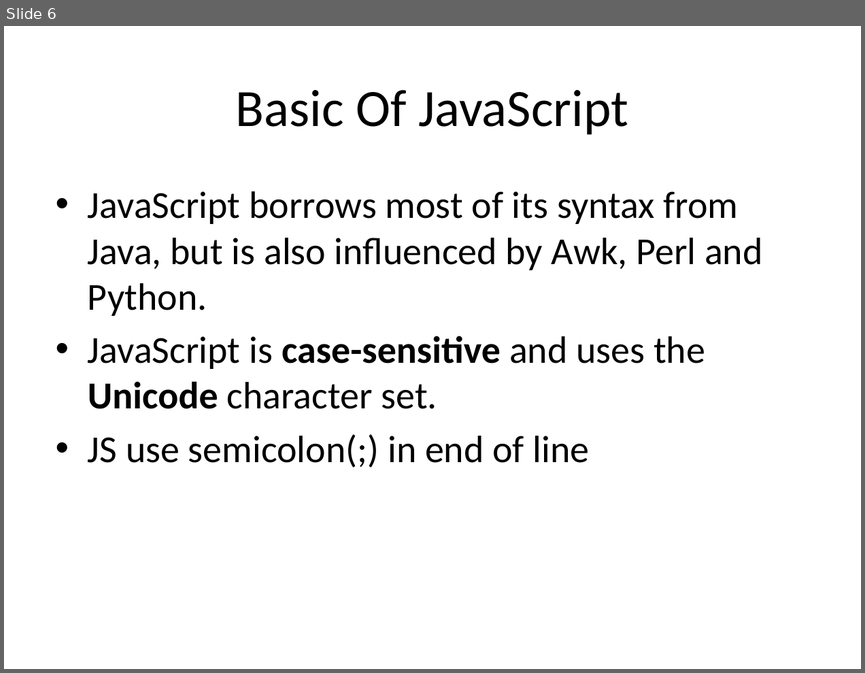
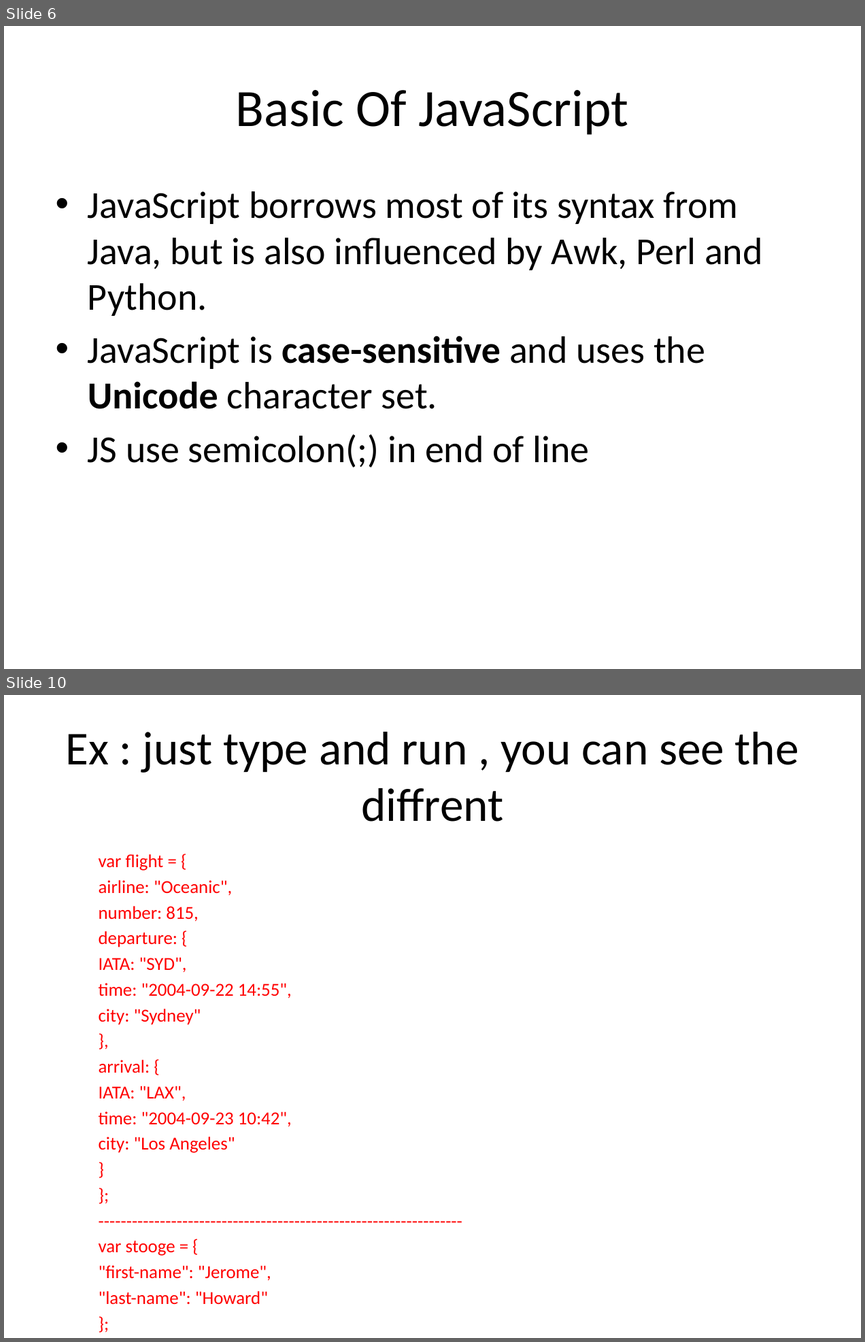
Before and after one commit to kuliketik/nullJSLearn, a slide deck: Introduction JavaScript.pptx. Shown one above the other, each under a label of ours: slide 6 before the commit, slides 6 and 10 after it; the slides between them are not shown. The pictures are 865x673 and 865x1342 pixels, drawn with LibreOffice and Linux fonts; fonts in the diff are those of the drawing. Boxes give left, top, right and bottom in pixels: in the first picture for what was removed or moved away, otherwise in the second. Text is boxed around its words. In the diff, an @@ line names an element or a change of style, - is before the commit and + after.

```diff
--- a/Introduction JavaScript.pptx
+++ b/Introduction JavaScript.pptx
@@ slide 10 added at (4, 695, 861, 1338), background #FFFFFF @@
@@ title added at (65, 732, 799, 821), 39.6 pt, text #000000 @@
+Ex : just type and run , you can see the diffrent
@@ text added at (99, 854, 292, 1280), 15.4 pt, text #FF0000 @@
+  var flight = {
+  airline: "Oceanic",
+  number: 815,
+  departure: {
+  IATA: "SYD",
+  time: "2004-09-22 14:55",
+  city: "Sydney"
+  },
+  arrival: {
+  IATA: "LAX",
+  time: "2004-09-23 10:42",
+  city: "Los Angeles"
+  }
+  };
+  -----------------------------------------------------------------
+  var stooge = {
+  "first-name": "Jerome",
+  "last-name": "Howard"
+  };
```
Also in this commit, not shown: 9 other slides added.
